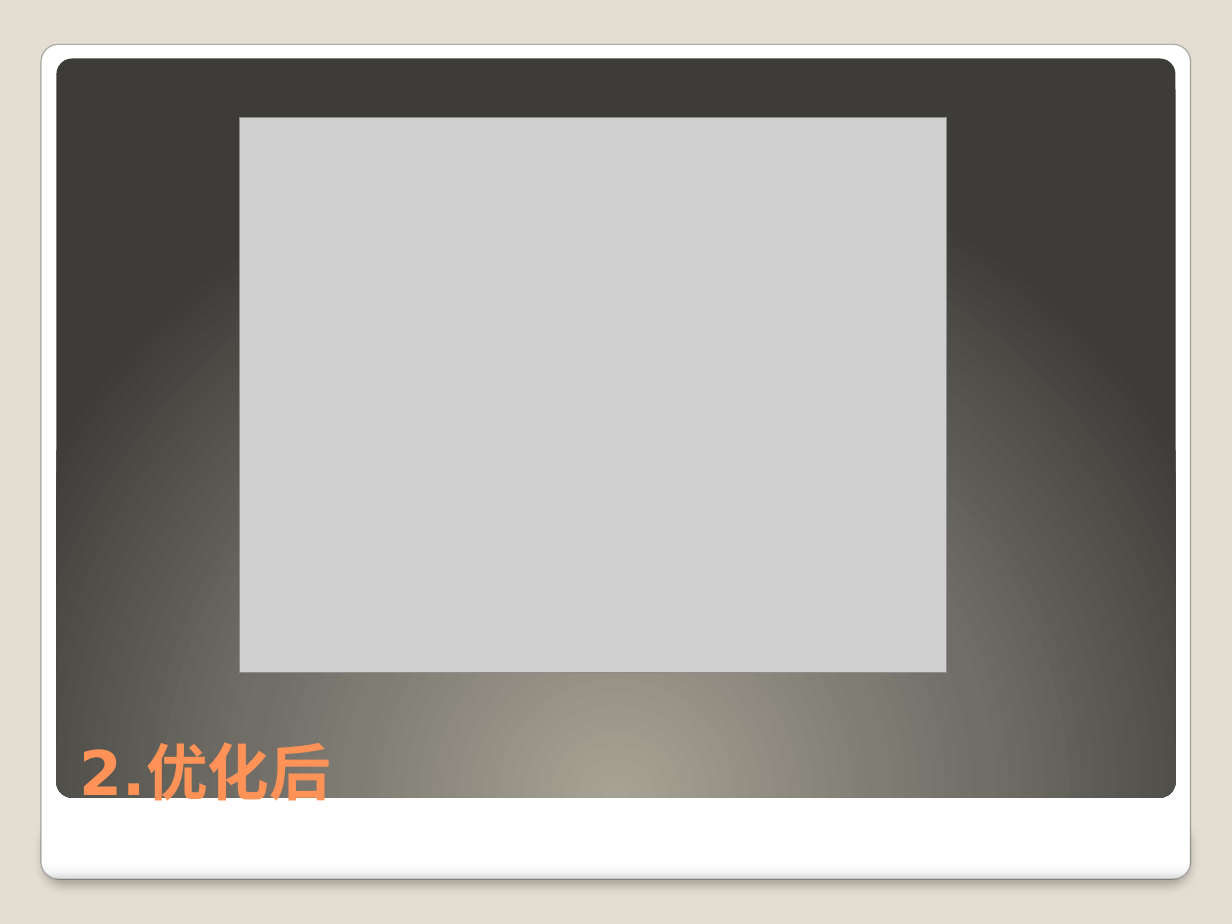
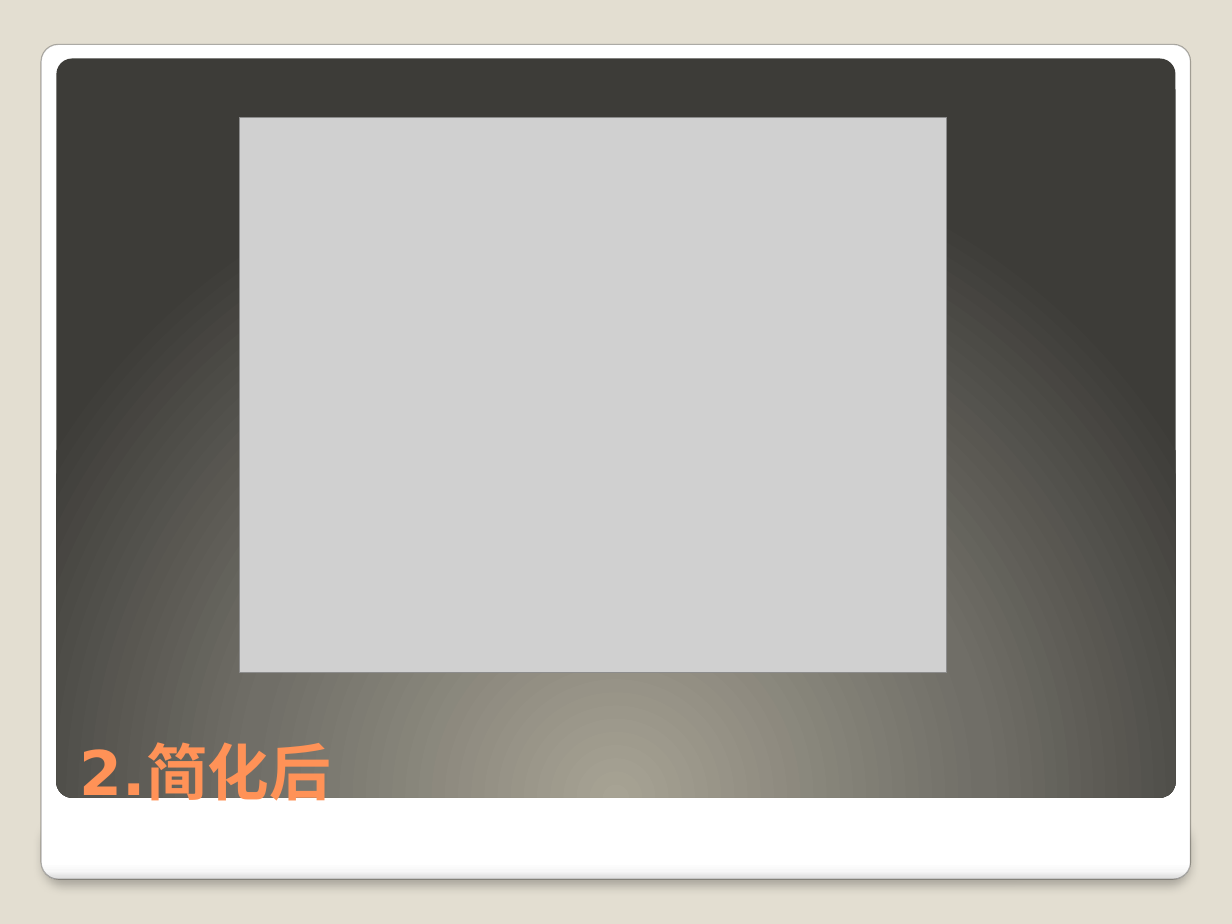
Before and after one commit to 2419931696/learngit, a slide deck: slide 26 of WebServer.pptx (slide 24 before the commit). Drawn at 1232x924 pixels with LibreOffice and Linux fonts; fonts in the diff are those of the drawing; grey boxes stand for pictures. Boxes give left, top, right and bottom in pixels: in the first picture for what was removed or moved away, otherwise in the second. Text is boxed around its words. In the diff, an @@ line names an element or a change of style, - is before the commit and + after.

```diff
--- a/WebServer.pptx
+++ b/WebServer.pptx
@@ title at (x1=80, y1=746, x2=331, y2=809): text changed @@
-2.优化后
+2.简化后
```
Also in this commit, not shown: 13 other slides changed.
